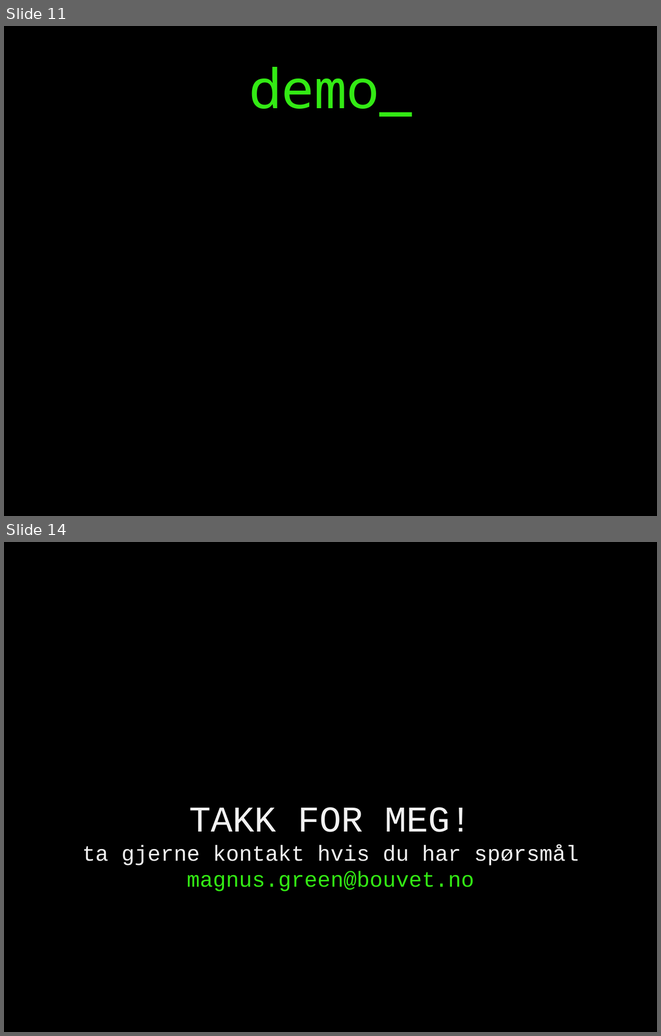
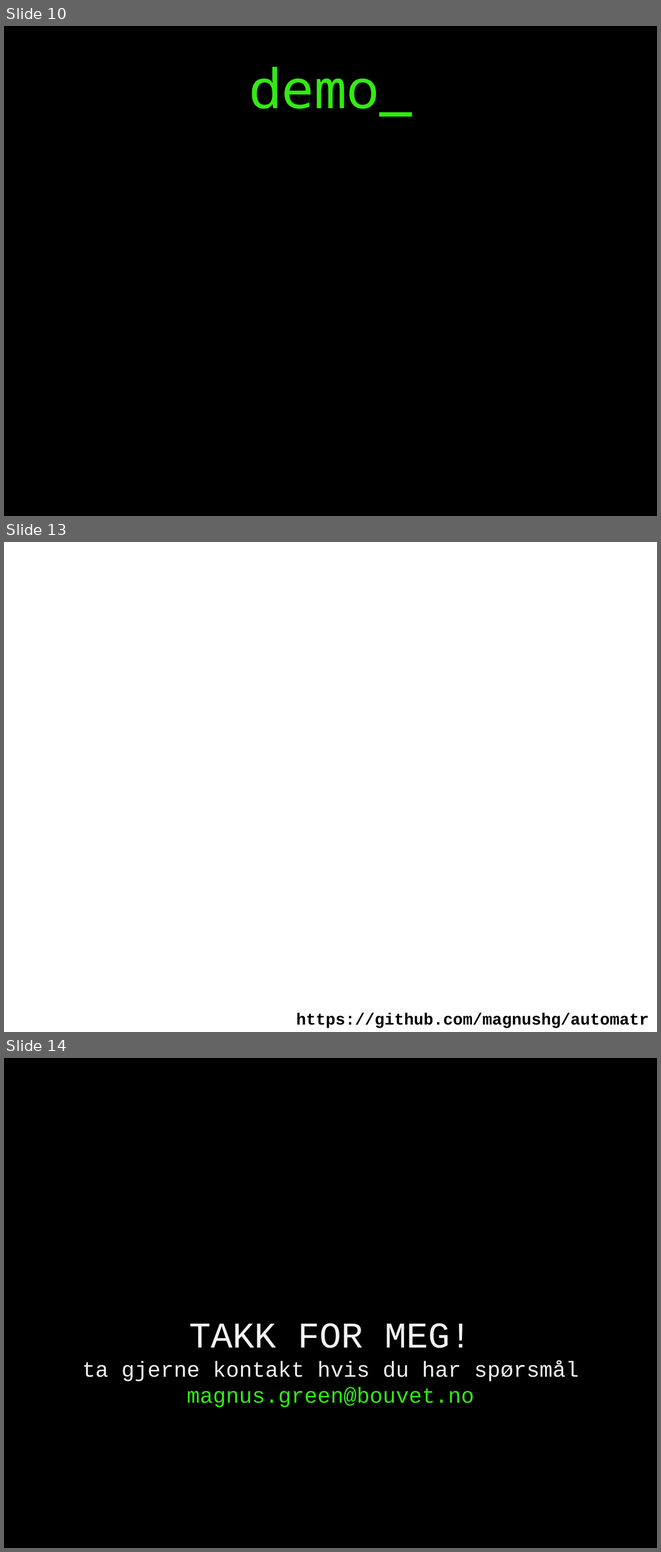
Before and after one commit to magnushg/automatr, a slide deck: presentation/ControllingTheWorldBouvetOne.pptx. Shown one above the other, each under a label of ours: slides 11 and 14 before the commit, slides 10, 13 and 14 after it; the slides between them are not shown. The pictures are 661x1036 and 661x1552 pixels, drawn with LibreOffice and Linux fonts; fonts in the diff are those of the drawing; background and template pictures are left out. Boxes give left, top, right and bottom in pixels: in the first picture for what was removed or moved away, otherwise in the second. Text is boxed around its words. In the diff, an @@ line names an element or a change of style, - is before the commit and + after.

```diff
--- a/presentation/ControllingTheWorldBouvetOne.pptx
+++ b/presentation/ControllingTheWorldBouvetOne.pptx
@@ slide 13 added at bbox=[4, 542, 657, 1032], background picture (left out) @@
@@ text added at bbox=[296, 1013, 648, 1028], 18 pt, text #000000, bold @@
+https://github.com/magnushg/automatr
@@ what was slide 11 is now slide 10 @@
```
Also in this commit, not shown: 1 slide changed, 1 slide removed, 1 other file.
